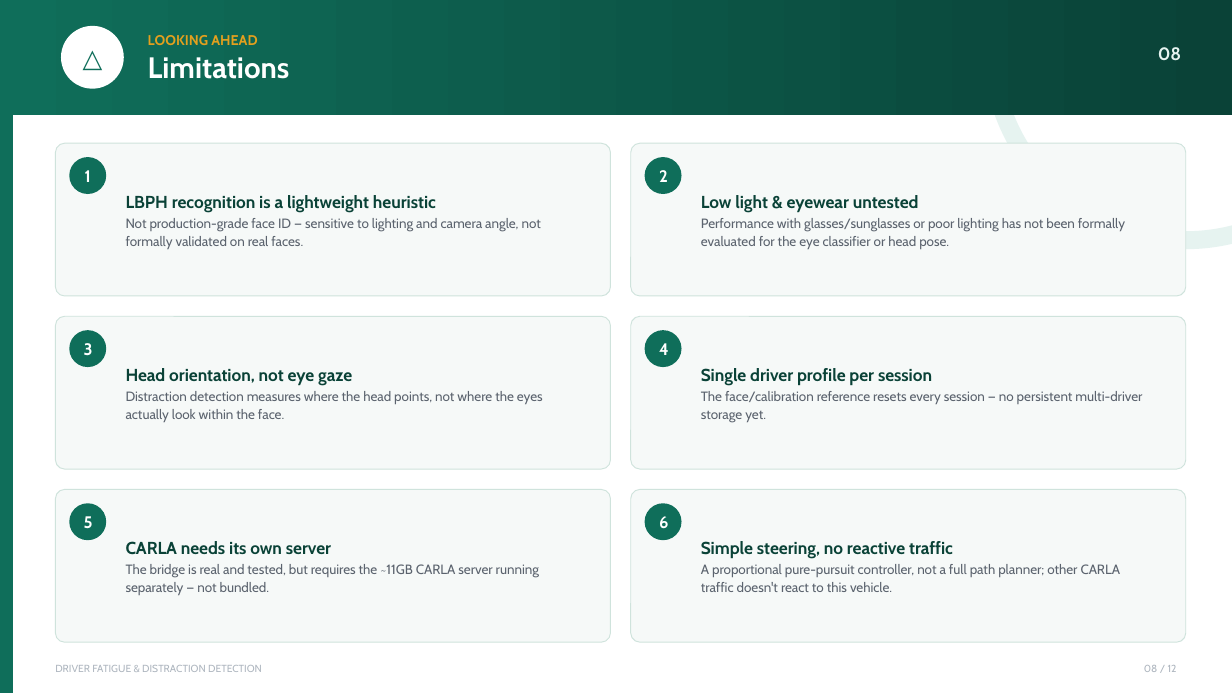
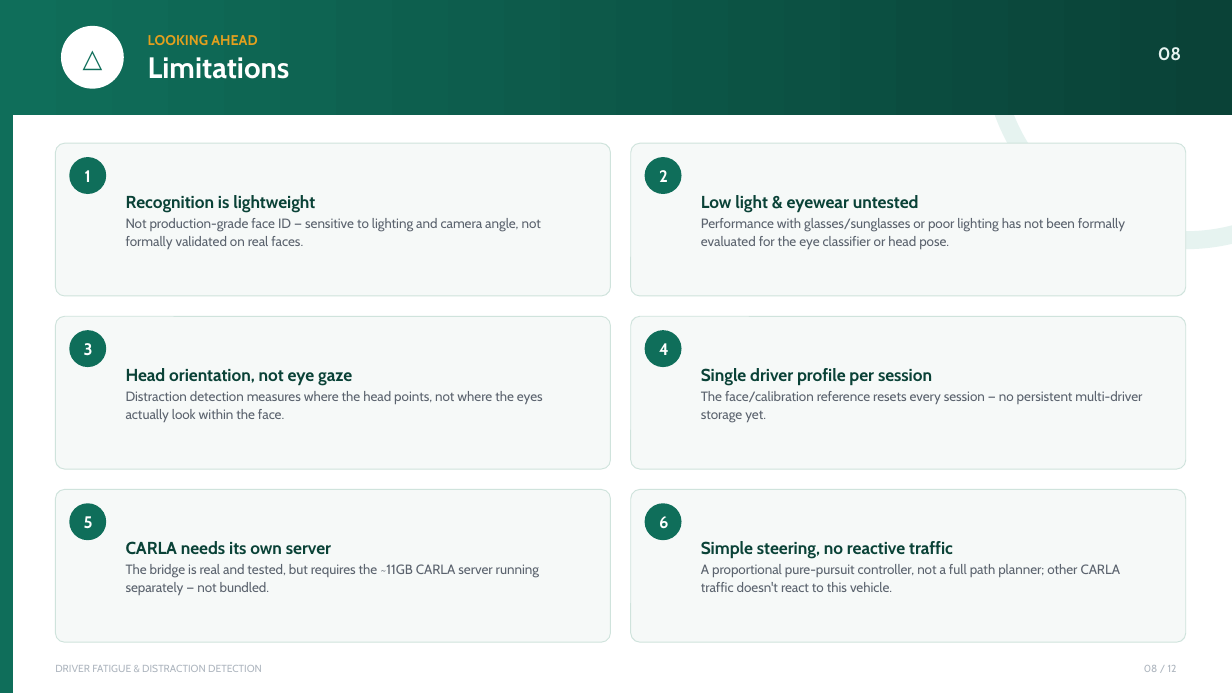
Before and after one commit to HetDesai22/driver-fatigue-detection, a slide deck: slide 8 of Driver_Fatigue_Detection_FINAL.pptx. Drawn at 1232x693 pixels with LibreOffice and Linux fonts; fonts in the diff are those of the drawing. Boxes give left, top, right and bottom in pixels: in the first picture for what was removed or moved away, otherwise in the second. Text is boxed around its words. In the diff, an @@ line names an element or a change of style, - is before the commit and + after.

Commit message:
ppt

```diff
--- a/Driver_Fatigue_Detection_FINAL.pptx
+++ b/Driver_Fatigue_Detection_FINAL.pptx
@@ text at <box>126,195,315,212</box>: text changed @@
-LBPH recognition is a lightweight heuristic
+Recognition is lightweight
```
